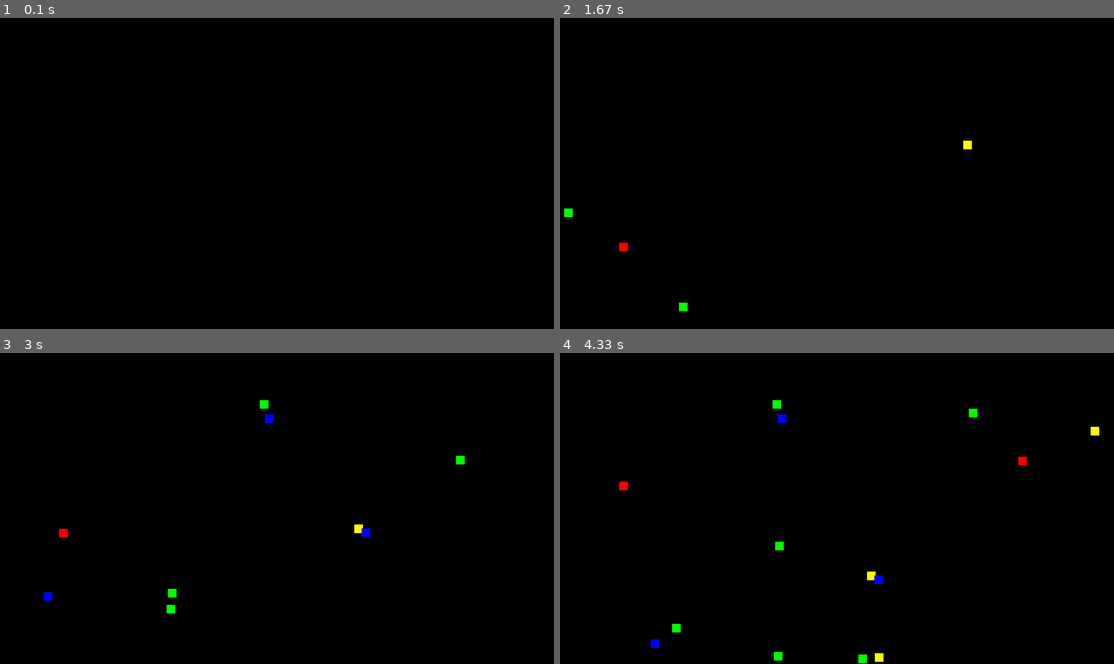
Above: before the commit, frames 1-4 (two rows, left to right).
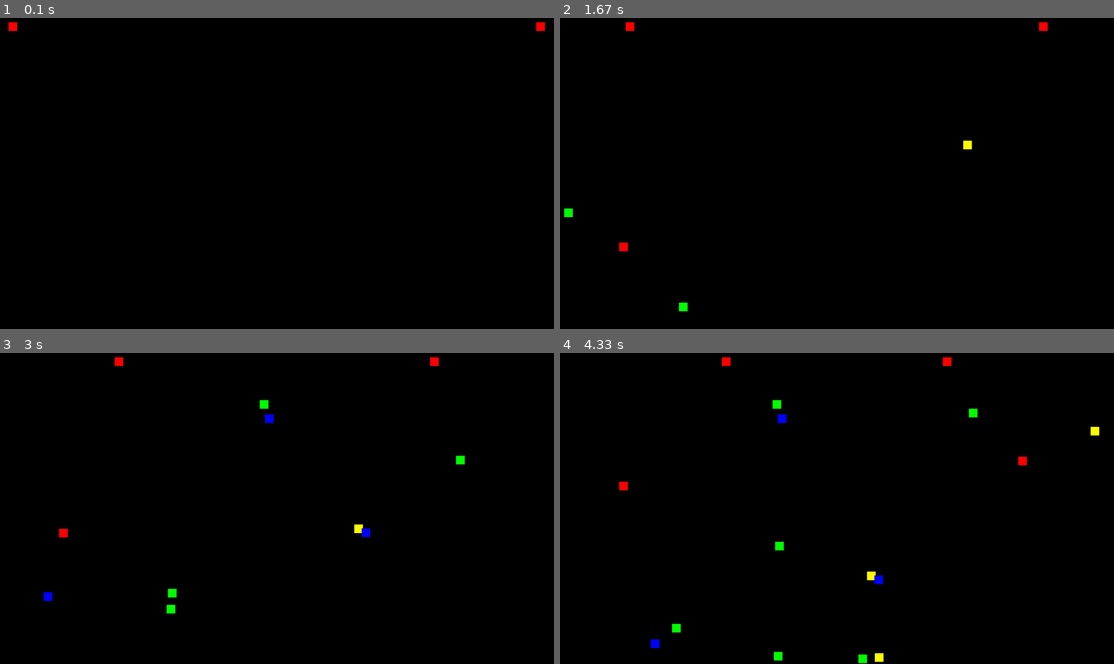
Above: after the commit, the same moments.

Repository: Domroon/pygame-experiments
Game: pygame game, started from myExperiments/experiments.py
The game is run twice, just before and just after one commit, with the same random seed, the same clock (stepped at 60 frames per second) and the same inputs.
Inputs:
- Up to frame 1 (0.1 s): no input
- Up to frame 2 (1.67 s): tap Space at 0.33, 0.73, 1.03, 1.23, 1.57 s
- Up to frame 3 (3 s): tap Space at 1.87, 2.07, 2.37, 2.63, 2.97 s
- Up to frame 4 (4.33 s): tap Space at 3.27, 3.4, 3.8, 4.1 s

The runs differ from the first frame. In frame 1, less than 0.1% of the frame differs, in the area x 1-99%, y 1-5%; in frame 2, less than 0.1%; in frame 3, less than 0.1%; in frame 4, less than 0.1%.

Commit message:
add test-Rectangles

Diff:
--- a/myExperiments/experiments.py
+++ b/myExperiments/experiments.py
@@ -34,10 +34,12 @@
         self.y += self.y_velocity
 
 
-def redraw(rectangles, window):
+def redraw(rectangles, test_Rect_1, test_Rect_2, window):
     window.fill((0, 0, 0))
     for rectangle in rectangles:
         rectangle.draw(window)
+    test_Rect_1.draw(window)
+    test_Rect_2.draw(window)
     pygame.display.update()
 
 
@@ -92,6 +94,9 @@
     topScreenBorder = 0
     bottomScreenBorder = screenHeight - rectHeight
 
+    test_Rect_1 = Rectangle(10, 10, rectWidth, rectHeight, red, 1, 0)
+    test_Rect_2 = Rectangle(1250, 10, rectWidth, rectHeight, red, -1, 0)
+
     run = True
     while run:
         clock.tick(500)  # fps = 27
@@ -117,7 +122,10 @@
                 rectangle.x_velocity *= -1
                 rectangle.change_color(color_list)
 
-        redraw(rectangles, window)
+        test_Rect_1.move()
+        test_Rect_2.move()
+
+        redraw(rectangles, test_Rect_1, test_Rect_2, window)
 
 
 if __name__ == '__main__':
